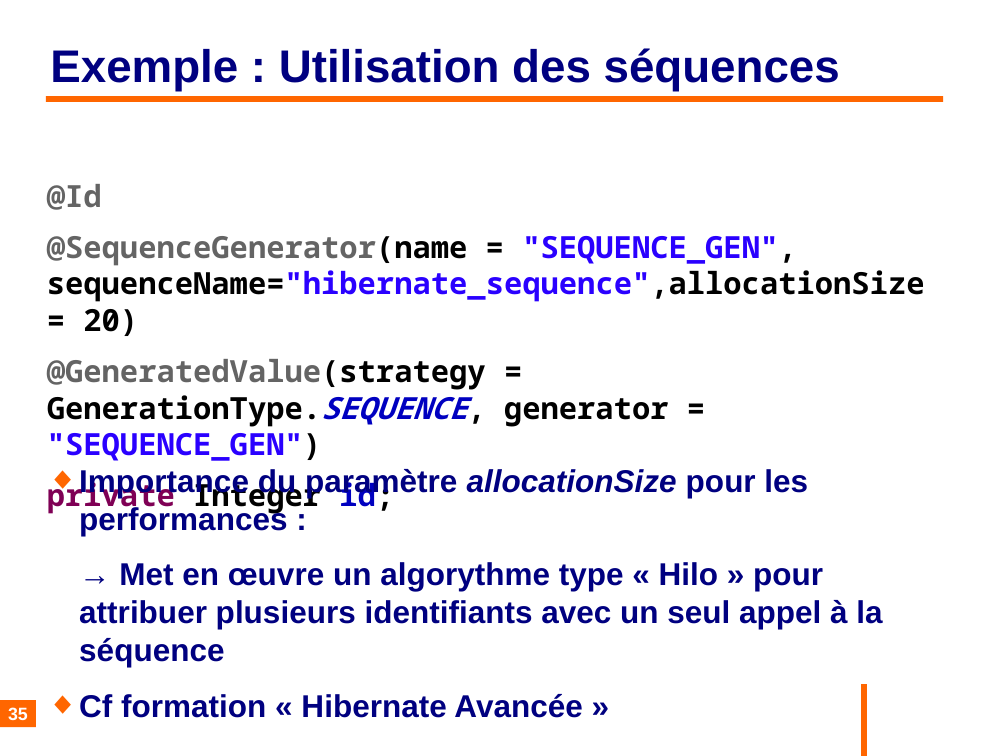
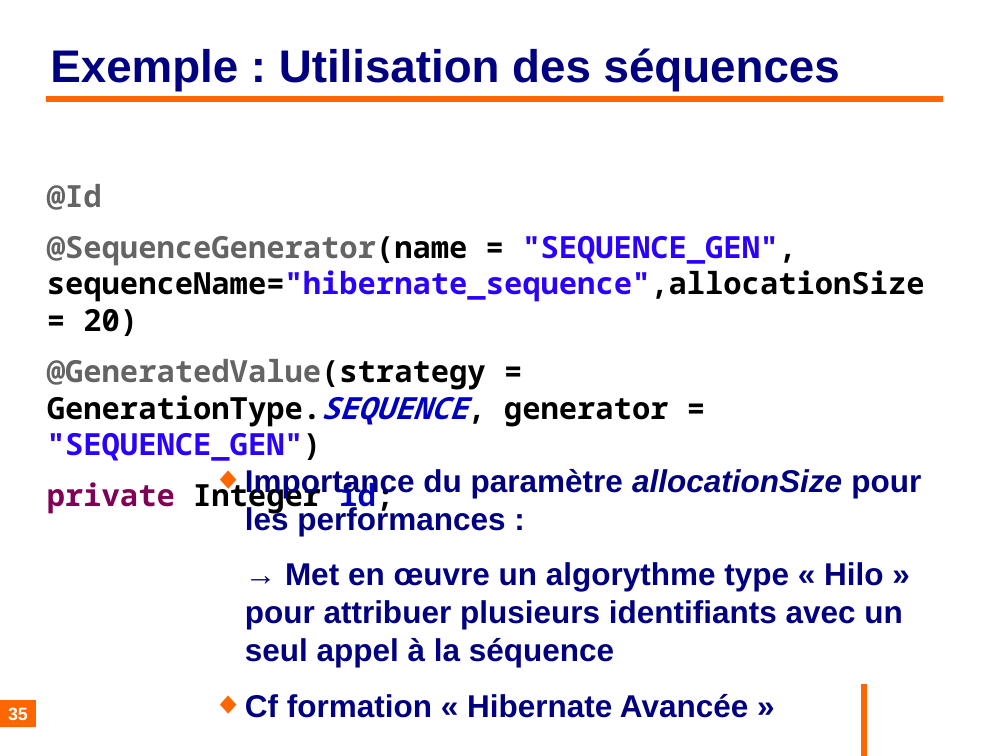
Before and after one commit to philphils/formation-hibernate-basique, a slide deck: slide 35 of Documentation/diapo_formation_hibernate.odp. Drawn at 1008x756 pixels with LibreOffice and Linux fonts; fonts in the diff are those of the drawing; background and template pictures are left out. Boxes give left, top, right and bottom in pixels: in the first picture for what was removed or moved away, otherwise in the second. Text is boxed around its words. In the diff, an @@ line names an element or a change of style, - is before the commit and + after.

```diff
--- a/Documentation/diapo_formation_hibernate.odp
+++ b/Documentation/diapo_formation_hibernate.odp
@@ text "Importance du paramètre allocationSize pour ..." rewrapped from (79, 467, 882, 718) to (245, 469, 921, 718) @@
```
Also in this commit, not shown: 10 other files.
